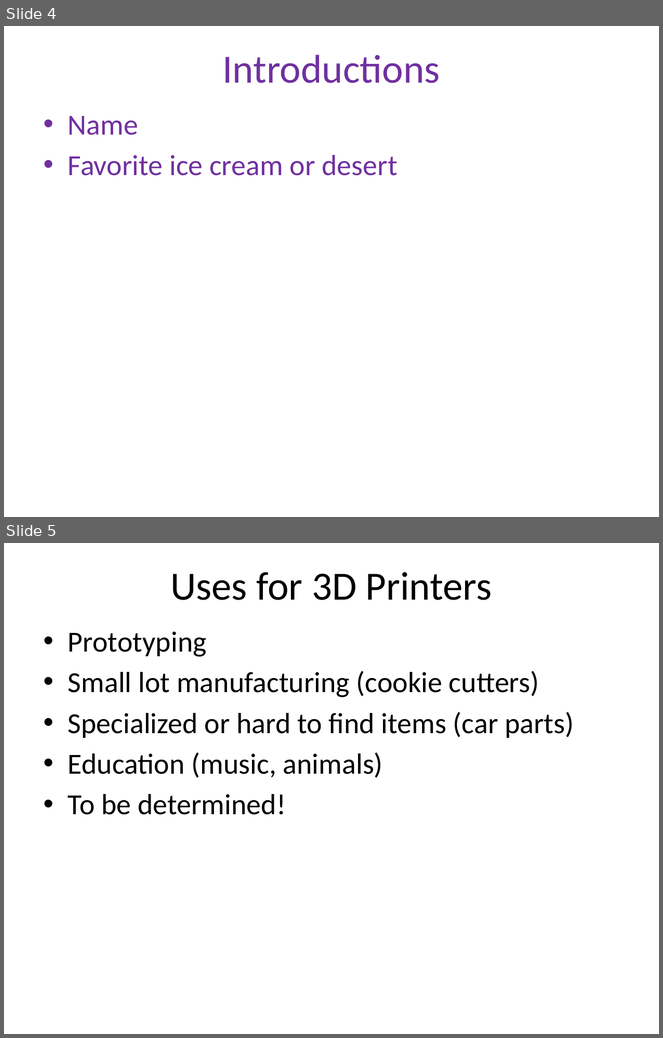
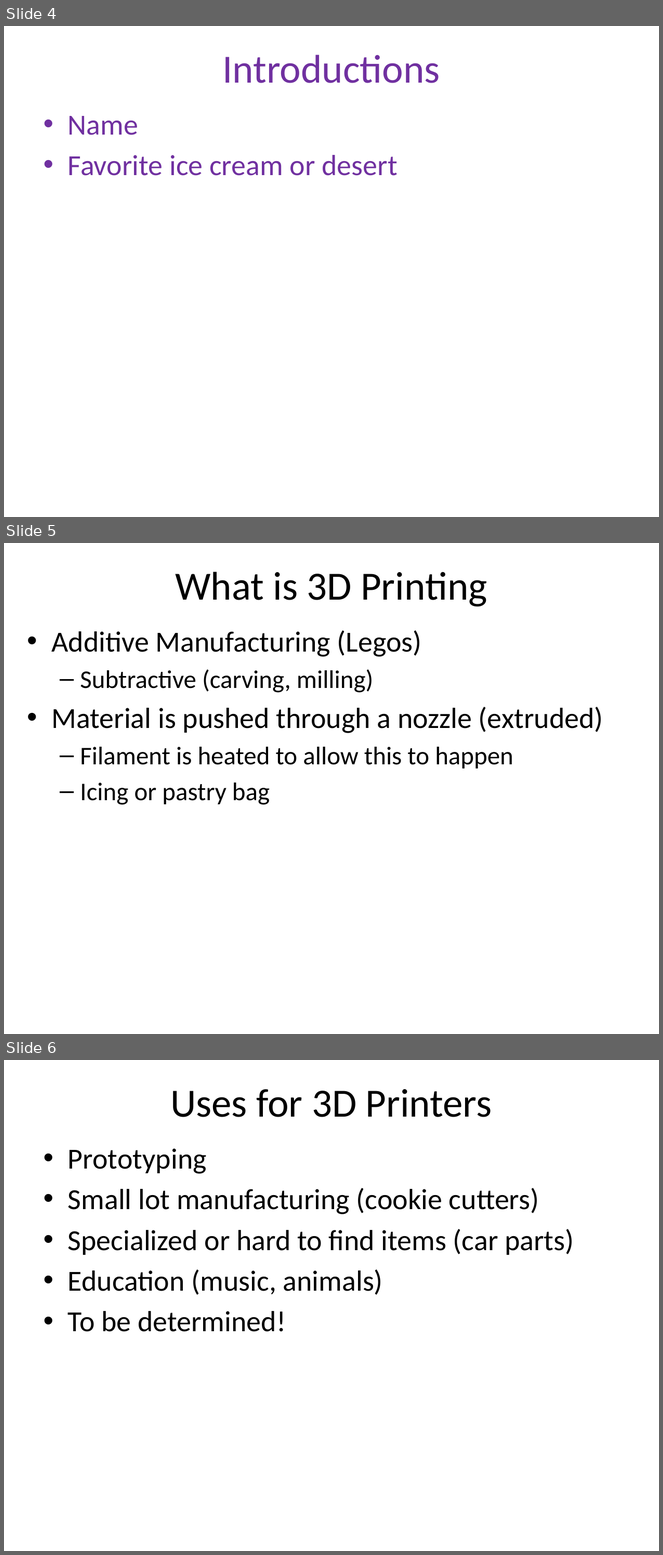
Before and after one commit to dykebert/GDI_3D_Printing_Intro, a slide deck: Introduction to 3D Printing.pptx. Shown one above the other, each under a label of ours: slides 4 and 5 before the commit, slides 4, 5 and 6 after it. The pictures are 663x1038 and 663x1555 pixels, drawn with LibreOffice and Linux fonts; fonts in the diff are those of the drawing. Boxes give left, top, right and bottom in pixels: in the first picture for what was removed or moved away, otherwise in the second. Text is boxed around its words. In the diff, an @@ line names an element or a change of style, - is before the commit and + after.

```diff
--- a/Introduction to 3D Printing.pptx
+++ b/Introduction to 3D Printing.pptx
@@ slide 5 added at (x1=4, y1=543, x2=659, y2=1034), background #FFFFFF @@
@@ title added at (x1=175, y1=572, x2=487, y2=607), 44 pt, text #000000 @@
+What is 3D Printing
@@ text added at (x1=51, y1=630, x2=604, y2=805), 28 pt, text #000000 @@
+• Additive Manufacturing (Legos)
+  – Subtractive (carving, milling)
+• Material is pushed through a nozzle (extruded)
+  – Filament is heated to allow this to happen
+  – Icing or pastry bag
@@ what was slide 5 is now slide 6 @@
```
Also in this commit, not shown: 1 slide changed, 3 other slides added.
